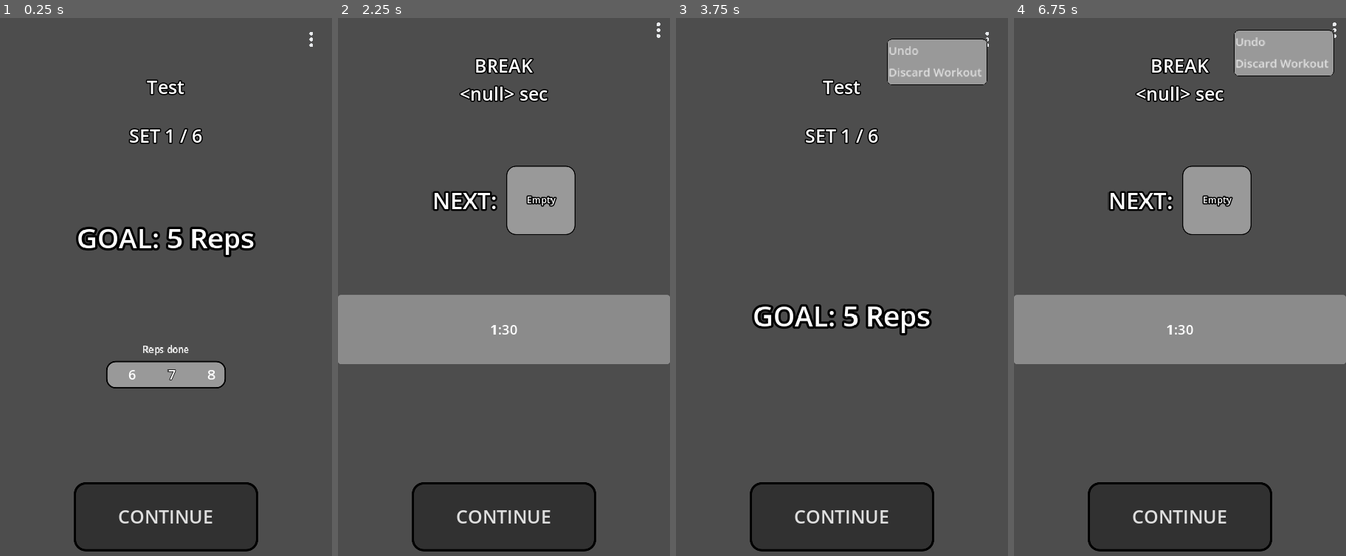
Above: before the commit, frames 1-4 (left to right).
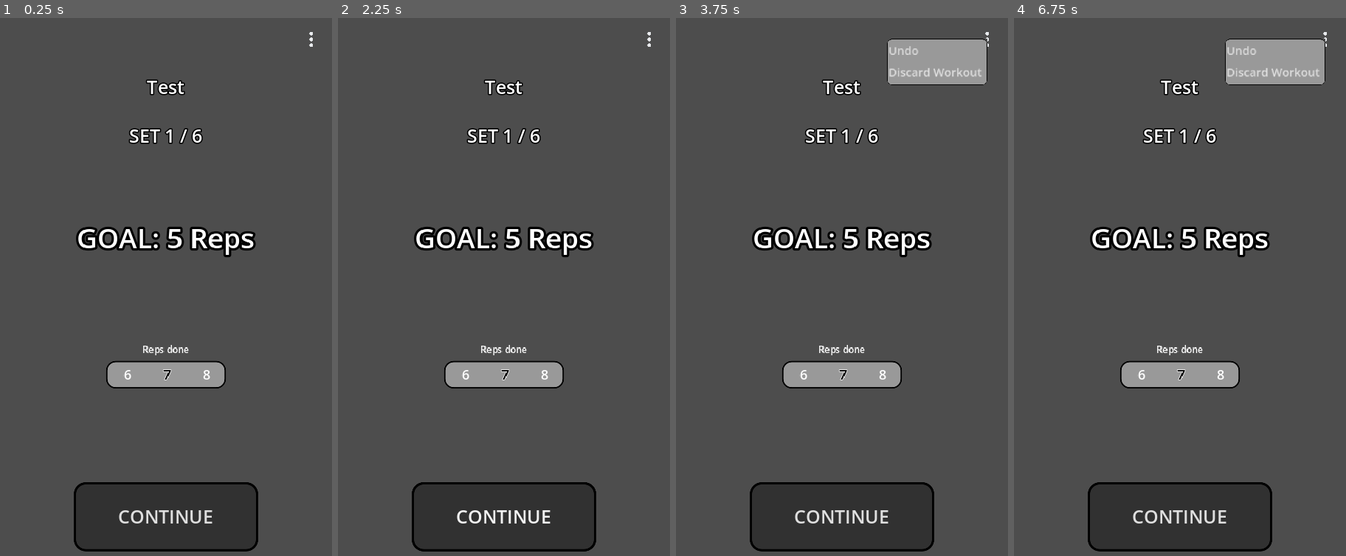
Above: after the commit, the same moments.

Repository: derdrache/Calisthenics-App
Game: Godot game, scene res://main_menu_page/workout_page/doWorkout/do_workout_page.tscn
Two runs of this game, one before a commit and one after it. Both use one fixed random seed, a clock stepped at 60 frames per second and the inputs below. This scene is started directly instead of the project's main scene. The engine's default icon, where the game draws it, is replaced by a stand-in: a white triangle on a blue panel in a dark square.
Inputs (mouse positions are in pixels of both pictures, inside the frame that each line leads up to; where the layout moved, square brackets give the same spot in the first picture):
- Up to frame 1 (0.25 s): no input
- Up to frame 2 (2.25 s): click "CONTINUE" at 0.5 s; click "CONTINUE" at 1.25 s; click "CONTINUE" at 2 s
- Up to frame 3 (3.75 s): click "CONTINUE" at 2.75 s; click (988, 39) at 3.5 s
- Up to frame 4 (6.75 s): click (1326, 39) at 4.25 s; click (1326, 39) at 5 s; click "CONTINUE" at 5.75 s; click (1326, 39) [1336, 28] at 6.5 s

The runs differ from the first frame. In frame 1, 0.1% of the frame differs, in the area x 37-65%, y 65-68%; in frame 2, 20%; in frame 3, 5.4%; in frame 4, 22%, in the area x 0-100%, y 0-69%.
Error in both runs: Invalid access to property or key 'exercises' on a base object of type 'Nil'. (res://global_scripts/GlobalWorkout.gd:15)

Commit message:
fix carousel

Diff:
--- a/widgets/selection_carusel/label_selection_carusel.gd
+++ b/widgets/selection_carusel/label_selection_carusel.gd
@@ -8,13 +8,13 @@
 @onready var titleNode = %Title
 @onready var background_panel = %BackgroundPanel
 
-
 @export var title = ""
 @export var stringList: Array[String]
 @export var maxValue = 10
 @export var steps = 1
 @export var initialValue = 5
 @export var withBackground = true
+@export var withCloseOnBackgroundClick = true
 
 func _ready():
 	titleNode.text = title
@@ -33,7 +33,7 @@
 
 func _create_number_labels():
 	var spacer = Label.new()
-	spacer.custom_minimum_size.x = 80
+	spacer.custom_minimum_size.x = 70
 	object_container.add_child(spacer)
 
 	for i in maxValue / steps:
@@ -71,6 +71,8 @@
 	background_panel.add_theme_stylebox_override("panel", StyleBoxEmpty.new())
 
 func _input(event):
+	if not withCloseOnBackgroundClick: return
+
 	if event is InputEventMouseButton and event.button_index == 1 and event.is_pressed():
 		var mousePosition = get_global_mouse_position()
 
@@ -80,6 +82,7 @@
 			if not value: value = initialValue
 
 			valueChanged.emit(value)
+
 			queue_free()
 
 func _set_carusel_start():
@@ -124,8 +127,12 @@
 	for uiNode in object_container.get_children():
 		if uiNode.text == str(selectedValue) || uiNode == label:
 			uiNode.add_theme_constant_override("outline_size",5)
+			uiNode.add_theme_color_override("font_color", Color(0,0,0))
+			uiNode.add_theme_color_override("font_outline_color", Color(1,1,1))
 		else:
 			uiNode.add_theme_constant_override("outline_size",0)
+			uiNode.add_theme_color_override("font_color", Color(1,1,1))
+			uiNode.add_theme_color_override("font_outline_color", Color(0,0,0))
 
 func get_selected_value():
 	var valuePosition = selection_marker.global_position
